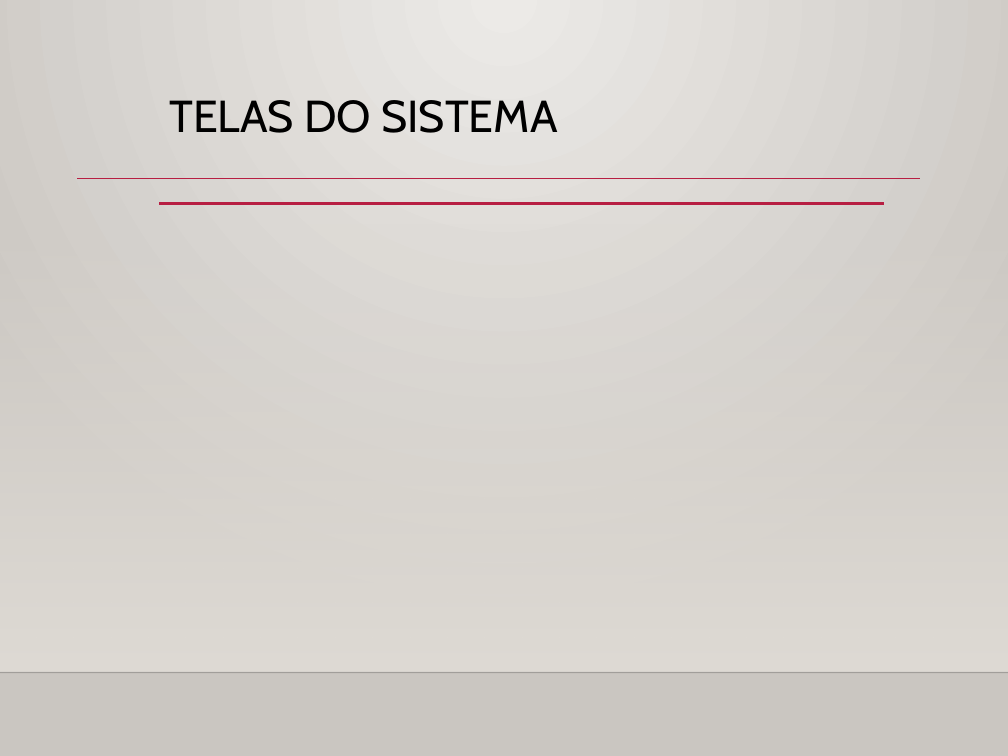
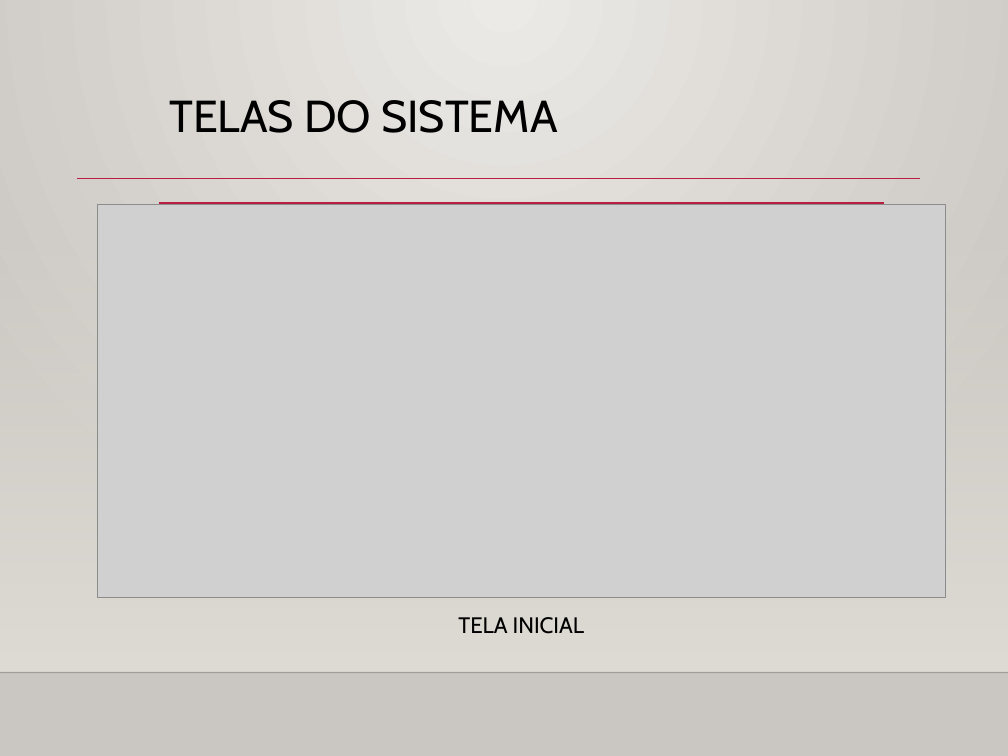
Before and after one commit to gabriellima09/DrinkIt, a slide deck: slide 25 of DrinkIt.WebApp/Artifacts/Apresentação TG - Drink-IT - Gabriel Lima - Gustavo da Rosa.pptx. Drawn at 1008x756 pixels with LibreOffice and Linux fonts; fonts in the diff are those of the drawing; grey boxes stand for pictures; background and template pictures are left out. Boxes give left, top, right and bottom in pixels: in the first picture for what was removed or moved away, otherwise in the second. Text is boxed around its words. In the diff, an @@ line names an element or a change of style, - is before the commit and + after.

```diff
--- a/DrinkIt.WebApp/Artifacts/Apresentação TG - Drink-IT - Gabriel Lima - Gustavo da Rosa.pptx
+++ b/DrinkIt.WebApp/Artifacts/Apresentação TG - Drink-IT - Gabriel Lima - Gustavo da Rosa.pptx
@@ picture added at (x1=98, y1=205, x2=946, y2=598) @@
@@ text added at (x1=458, y1=617, x2=585, y2=634), 16 pt, text #000000 @@
+TELA INICIAL
```
Also in this commit, not shown: 4 other slides changed, 14 slides added, 5 other files.
